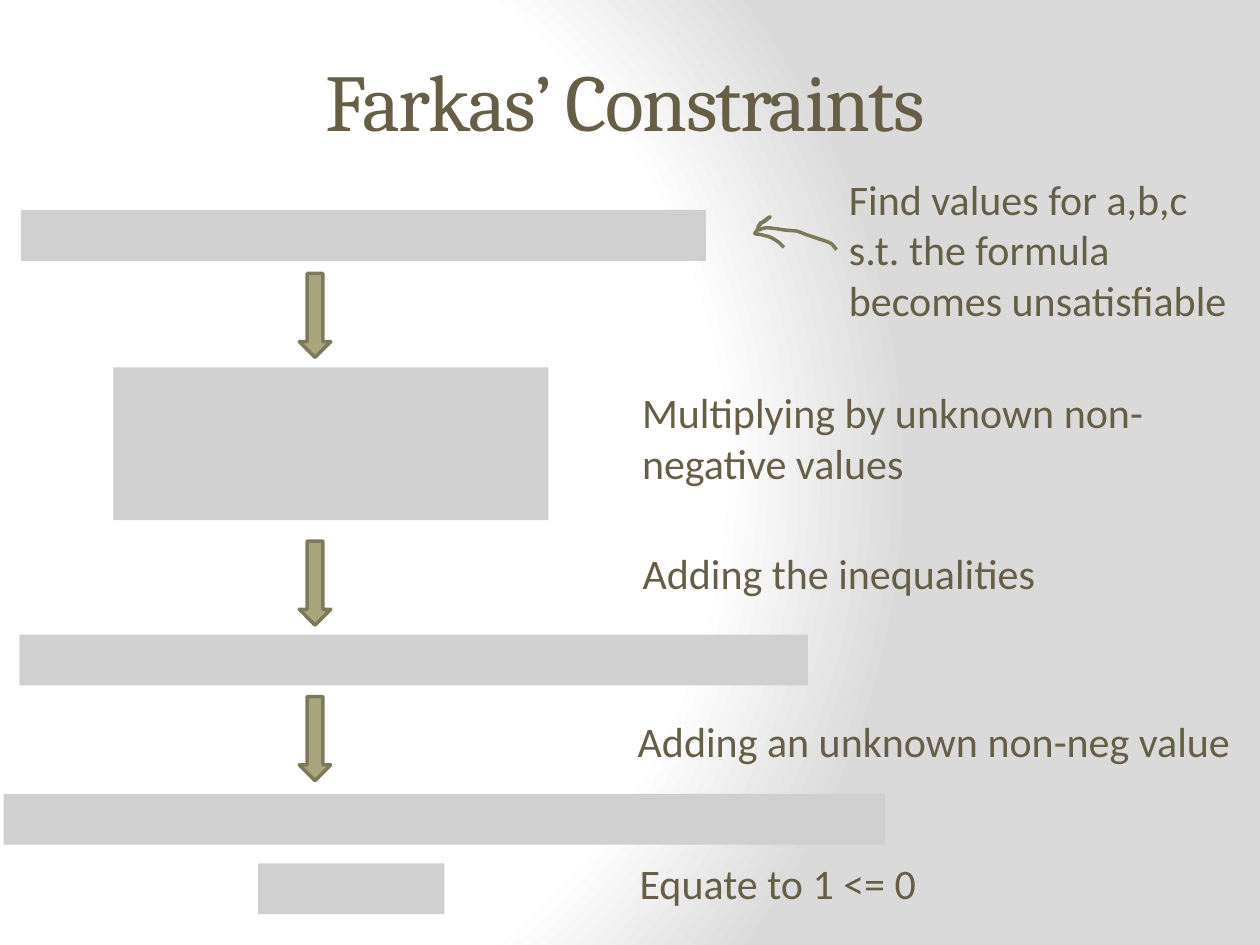
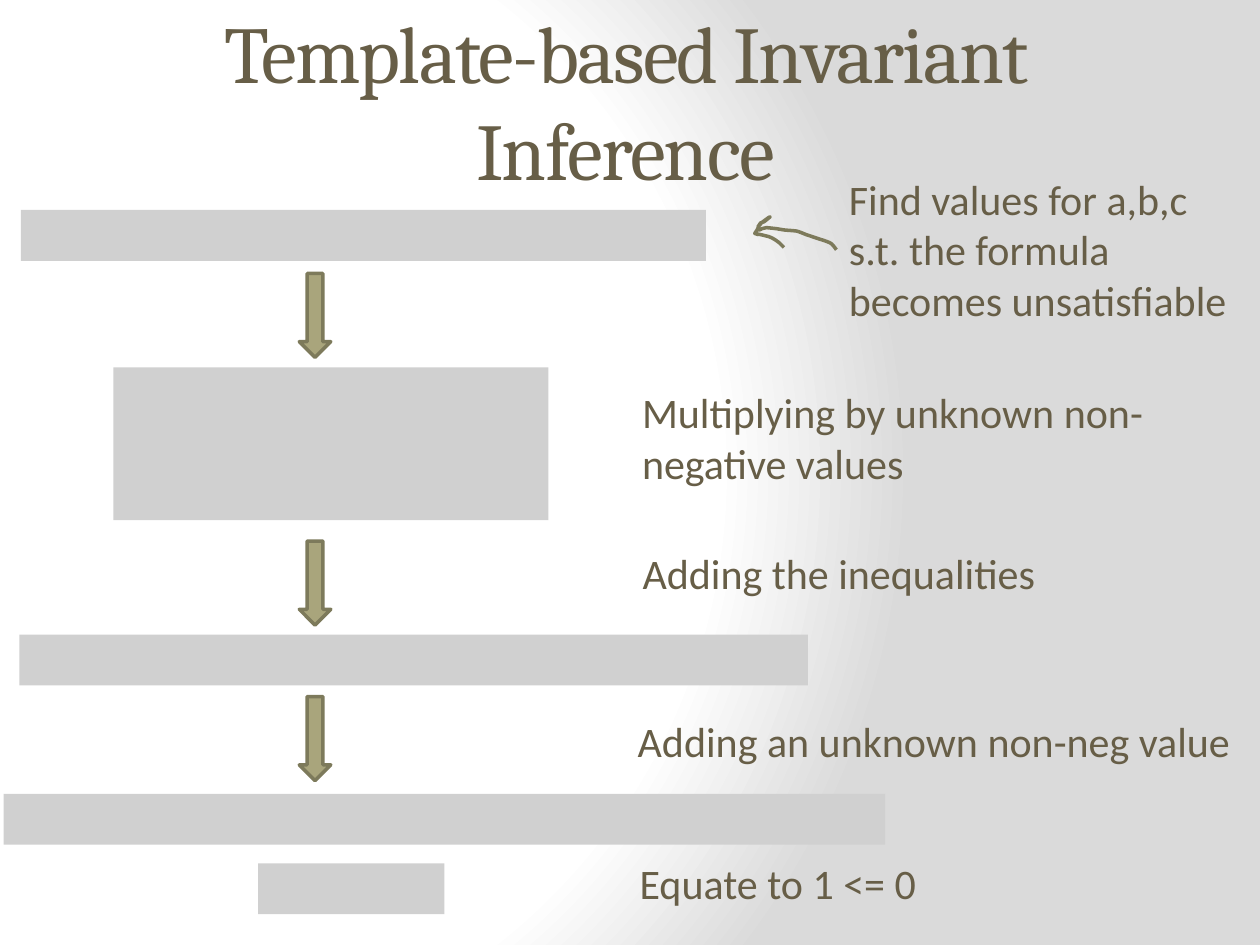
Before and after one commit to epfl-lara/leon, a slide deck: slide 13 of slides/Invariant&BoundInference.pptx. Drawn at 1260x945 pixels with LibreOffice and Linux fonts; fonts in the diff are those of the drawing; grey boxes stand for pictures. Boxes give left, top, right and bottom in pixels: in the first picture for what was removed or moved away, otherwise in the second. Text is boxed around its words. In the diff, an @@ line names an element or a change of style, - is before the commit and + after.

```diff
--- a/slides/Invariant&BoundInference.pptx
+++ b/slides/Invariant&BoundInference.pptx
@@ title at [224,27,1028,181]: text changed @@
-Farkas’ Constraints
+Template-based Invariant Inference
```
Also in this commit, not shown: 5 other slides changed, 1 slide added, 1 other file.
